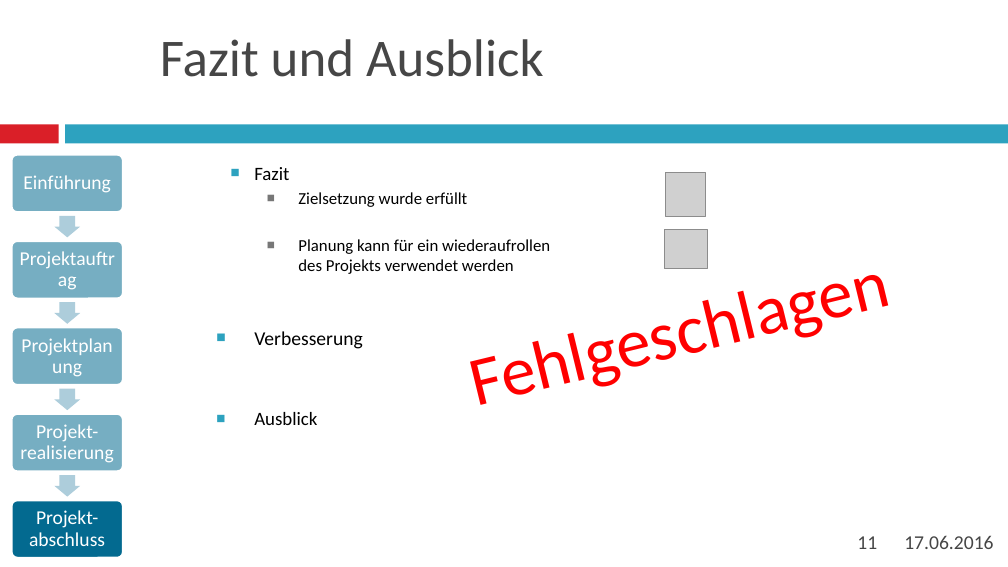
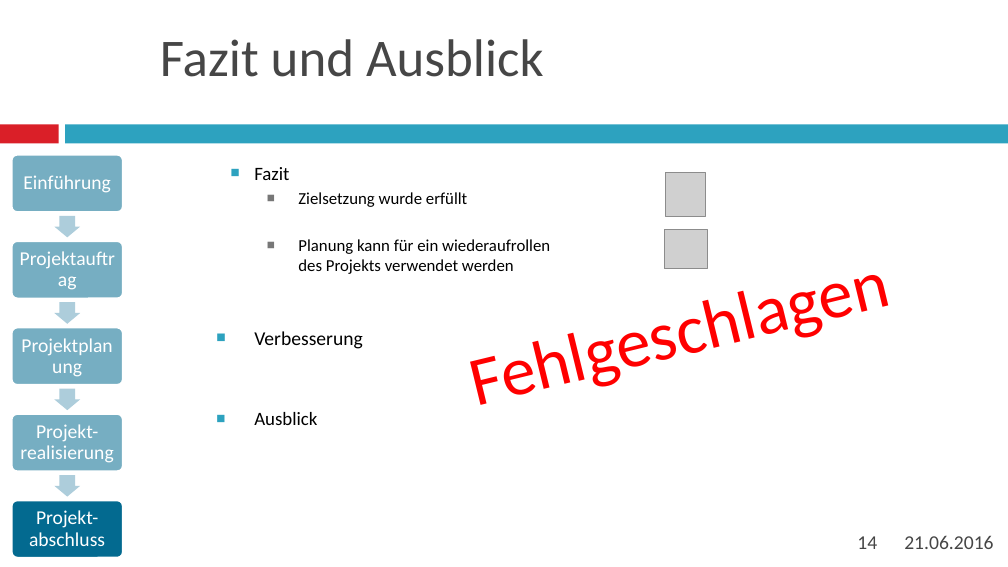
Before and after one commit to DareDevinX/Fia42projekt, a slide deck: slide 14 of Eva Mittelstufenprojekt.pptx (slide 11 before the commit). Drawn at 1008x567 pixels with LibreOffice and Linux fonts; fonts in the diff are those of the drawing; grey boxes stand for pictures. Boxes give left, top, right and bottom in pixels: in the first picture for what was removed or moved away, otherwise in the second. Text is boxed around its words. In the diff, an @@ line names an element or a change of style, - is before the commit and + after.

```diff
--- a/Eva Mittelstufenprojekt.pptx
+++ b/Eva Mittelstufenprojekt.pptx
@@ page number at (857, 536, 877, 549): text changed @@
-11
+14
@@ text at (904, 535, 993, 549): text changed @@
-17.06.2016
+21.06.2016
```
Also in this commit, not shown: 9 other slides changed, 3 slides added.
